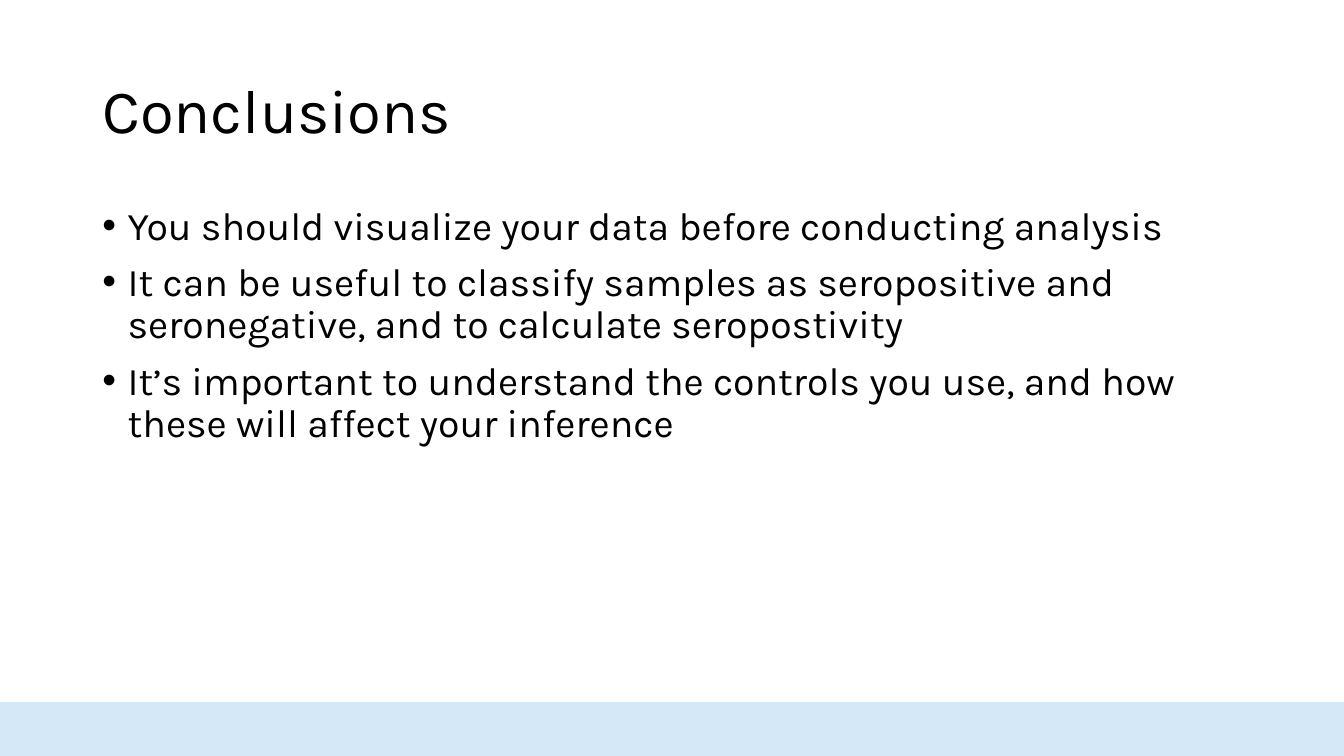
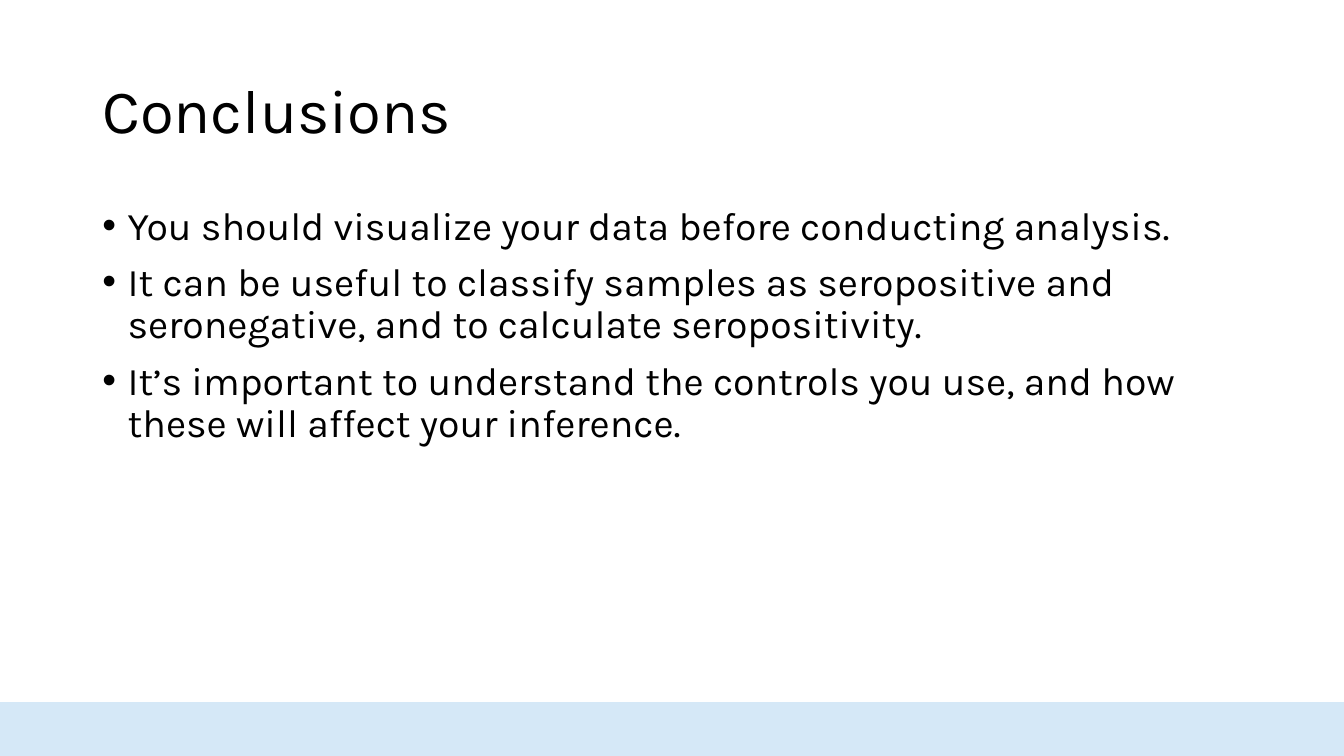
Before and after one commit to HopkinsIDD/seroanalytics_workshop, a slide deck: slide 29 of Lecture 3/Lecture 3 draft v2.pptx (slide 28 before the commit). Drawn at 1344x756 pixels with LibreOffice and Linux fonts; fonts in the diff are those of the drawing; background and template pictures are left out. Boxes give left, top, right and bottom in pixels: in the first picture for what was removed or moved away, otherwise in the second. Text is boxed around its words. In the diff, an @@ line names an element or a change of style, - is before the commit and + after.

```diff
--- a/Lecture 3/Lecture 3 draft v2.pptx
+++ b/Lecture 3/Lecture 3 draft v2.pptx
@@ text at <box>128,213,1174,447</box>: text changed @@
-• You should visualize your data before conducting analysis
-• It can be useful to classify samples as seropositive and seronegative, and to calculate seropostivity
-• It’s important to understand the controls you use, and how these will affect your inference
+• You should visualize your data before conducting analysis.
+• It can be useful to classify samples as seropositive and seronegative, and to calculate seropositivity.
+• It’s important to understand the controls you use, and how these will affect your inference.
```
Also in this commit, not shown: 22 other slides changed, 1 slide added, 1 other file.
